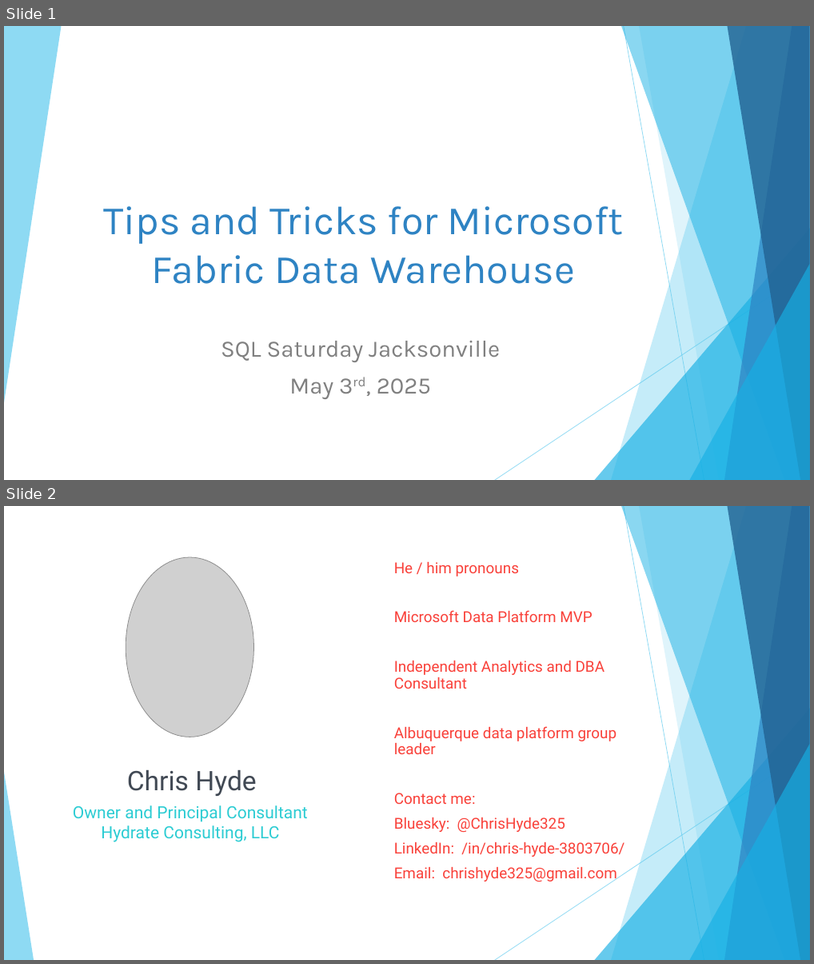
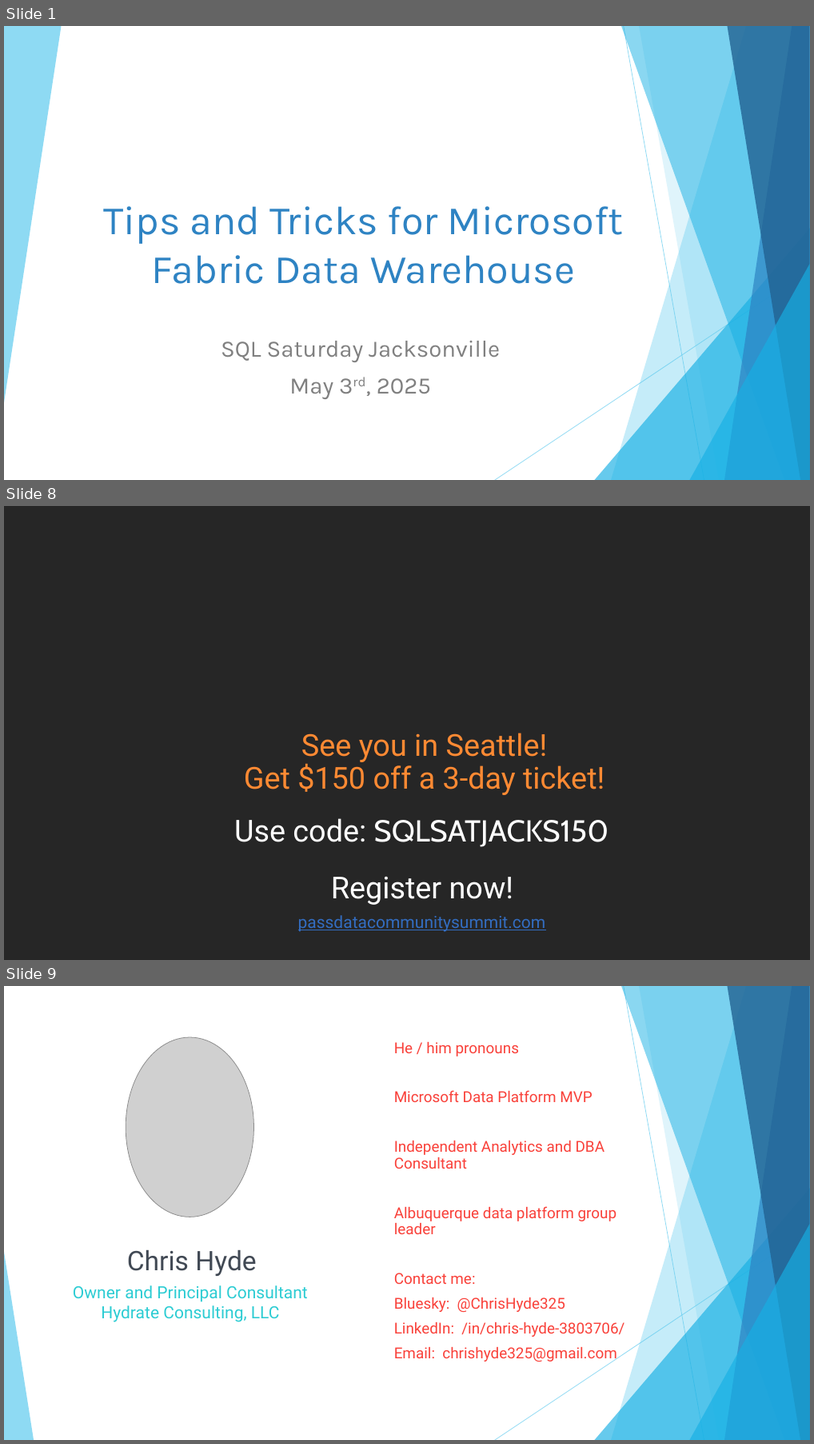
Before and after one commit to DrJekyll325/Presentations, a slide deck: Microsoft Fabric/Tips and Tricks for Microsoft Fabric Data Warehouse/20250503 - SQL Saturday Jacksonville - Tips and Tricks for Microsoft Fabric Data Warehouse.pptx. Shown one above the other, each under a label of ours: slides 1 and 2 before the commit, slides 1, 8 and 9 after it; the slides between them are not shown. The pictures are 814x964 and 814x1444 pixels, drawn with LibreOffice and Linux fonts; fonts in the diff are those of the drawing; grey boxes stand for pictures; background and template pictures are left out. Boxes give left, top, right and bottom in pixels: in the first picture for what was removed or moved away, otherwise in the second. Text is boxed around its words. In the diff, an @@ line names an element or a change of style, - is before the commit and + after.

```diff
--- a/Microsoft Fabric/Tips and Tricks for Microsoft Fabric Data Warehouse/20250503 - SQL Saturday Jacksonville - Tips and Tricks for Microsoft Fabric Data Warehouse.pptx
+++ b/Microsoft Fabric/Tips and Tricks for Microsoft Fabric Data Warehouse/20250503 - SQL Saturday Jacksonville - Tips and Tricks for Microsoft Fabric Data Warehouse.pptx
@@ slide 8 added at <box>4,506,810,960</box>, background #222222 @@
@@ rectangle added at <box>4,506,810,960</box>, fill #767676 at 5% opacity @@
@@ text added at <box>244,732,605,795</box>, 36 pt, text gradient #FF8A33 to #9933FF @@
+See you in Seattle!
+Get $150 off a 3-day ticket!
@@ text added at <box>234,818,610,847</box>, 36 pt, text #FFFFFF @@
+Use code: SQLSATJACKS150
@@ title added at <box>331,876,514,904</box>, 36 pt, text #FFFFFF @@
+Register now!
@@ text added at <box>298,915,546,932</box>, 20 pt, text #336DC1, underline @@
+passdatacommunitysummit.com
@@ what was slide 2 is now slide 9 @@
```
Also in this commit, not shown: 19 slides changed, 8 other slides added, 1 slide removed.
